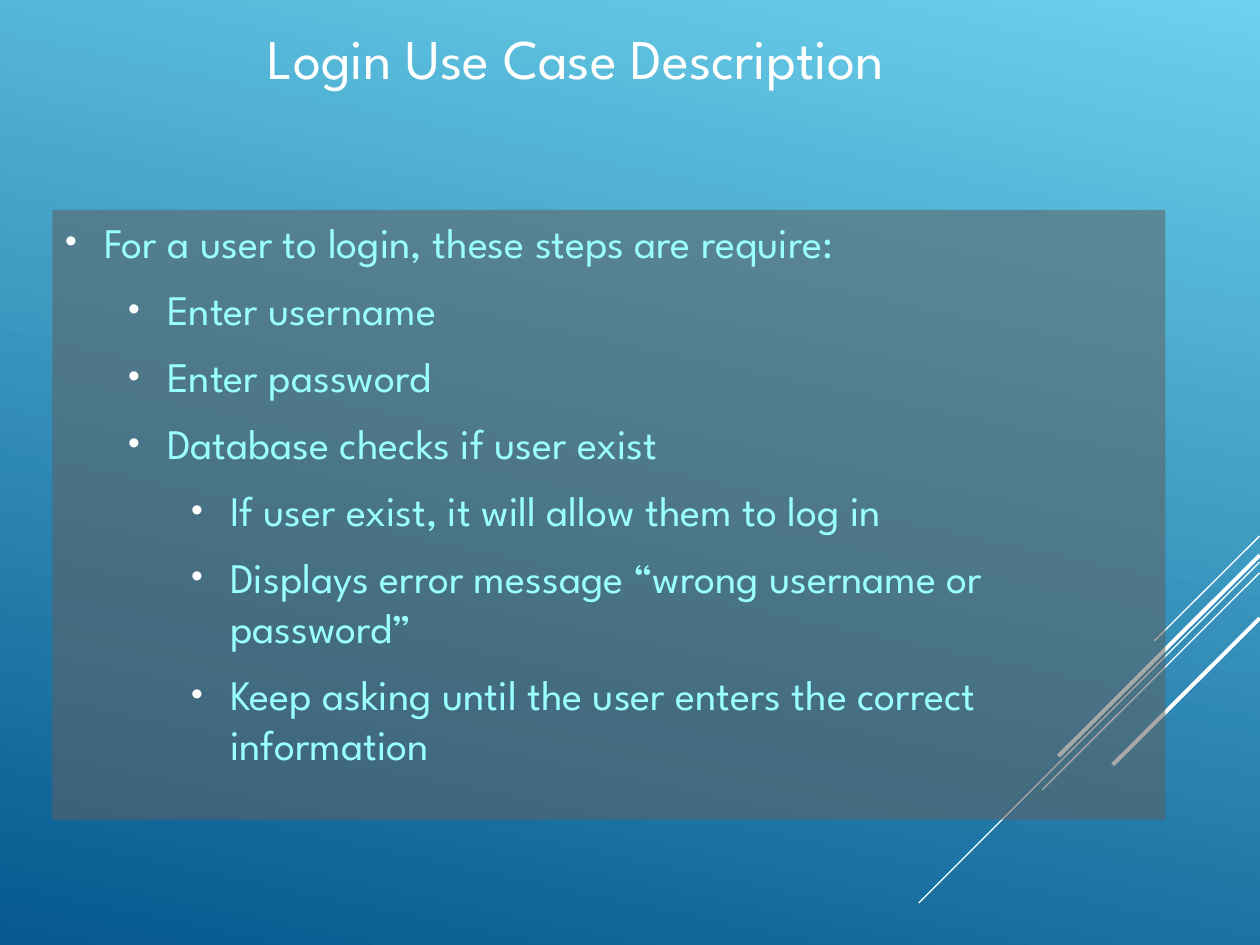
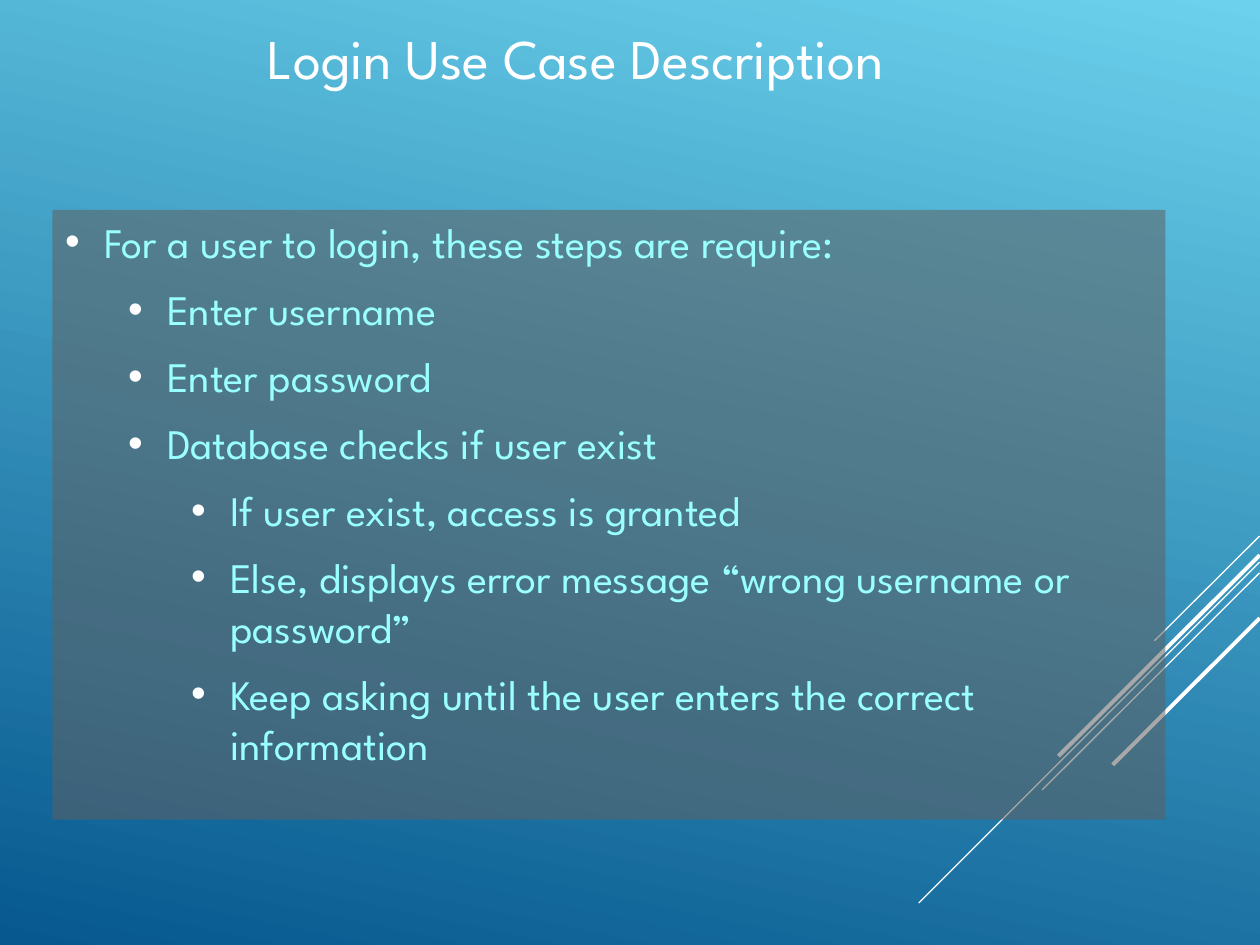
Before and after one commit to Amatarasu/A-Team, a slide deck: slide 20 of Power.Point.Presentation-bk.ppt (slide 22 before the commit). Drawn at 1260x945 pixels with LibreOffice and Linux fonts; fonts in the diff are those of the drawing. Boxes give left, top, right and bottom in pixels: in the first picture for what was removed or moved away, otherwise in the second. Text is boxed around its words. In the diff, an @@ line names an element or a change of style, - is before the commit and + after.

```diff
--- a/Power.Point.Presentation-bk.ppt
+++ b/Power.Point.Presentation-bk.ppt
@@ background gradient #06588E to #6BD1EC to gradient #6BD1EC to #06588E @@
@@ text in rectangle at (230,496,1069,652): text changed @@
-    • If user exist, it will allow them to log in
-    • Displays error message “wrong username or password”
+    • If user exist, access is granted
+    • Else, displays error message “wrong username or password”
```
Also in this commit, not shown: 29 other slides changed, 2 other files.
